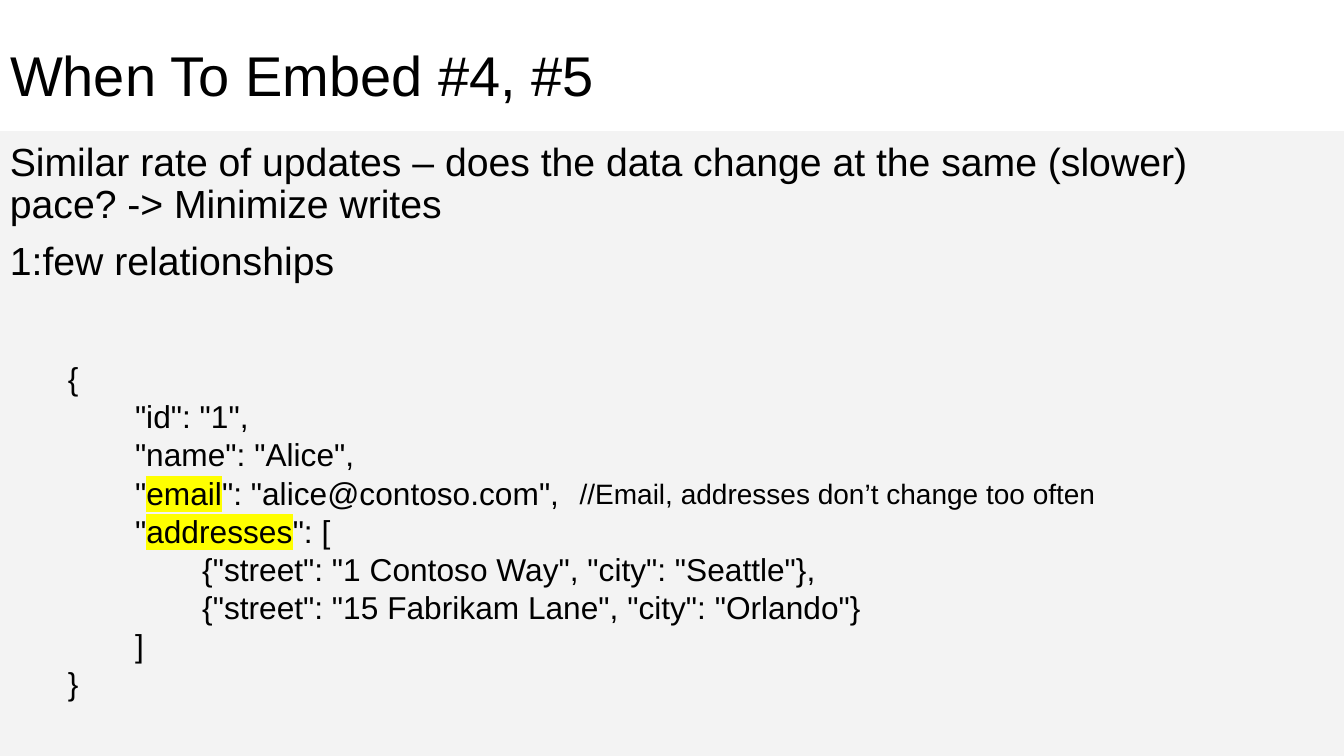
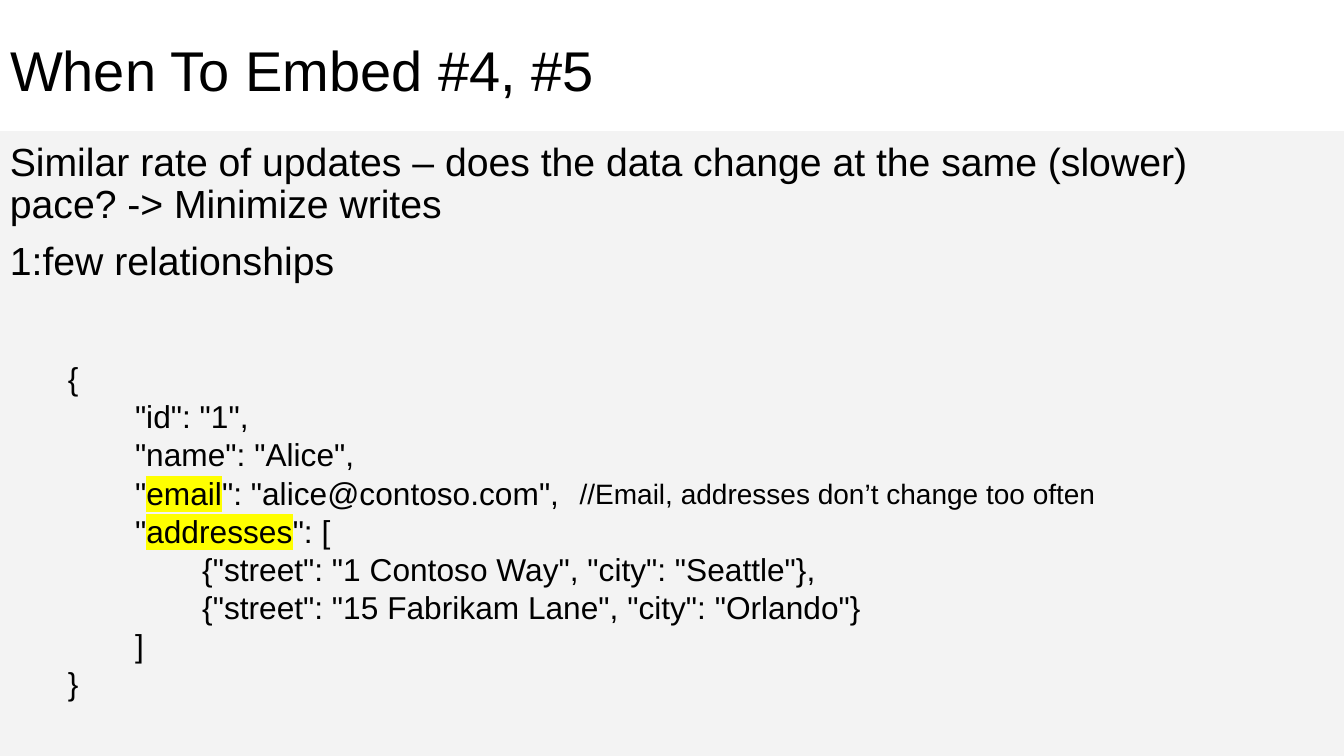
Before and after one commit to CosmosDB/labs, a slide deck: slide 12 of decks/Data-Modeling.pptx. Drawn at 1344x756 pixels with LibreOffice and Linux fonts; fonts in the diff are those of the drawing. Boxes give left, top, right and bottom in pixels: in the first picture for what was removed or moved away, otherwise in the second. Text is boxed around its words. In the diff, an @@ line names an element or a change of style, - is before the commit and + after.

```diff
--- a/decks/Data-Modeling.pptx
+++ b/decks/Data-Modeling.pptx
@@ text "When To Embed #4, #5" moved from (x1=10, y1=55, x2=593, y2=104) to (x1=10, y1=50, x2=593, y2=99) @@
```
Also in this commit, not shown: 16 other slides changed, 3 slides added.
